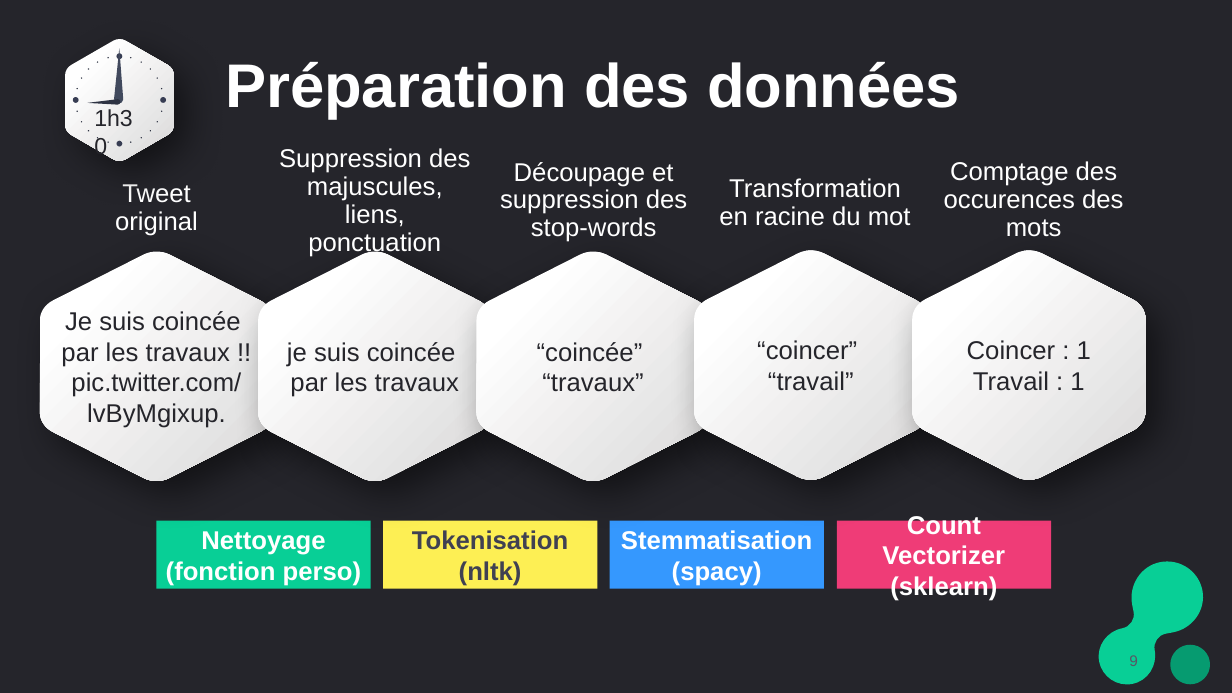
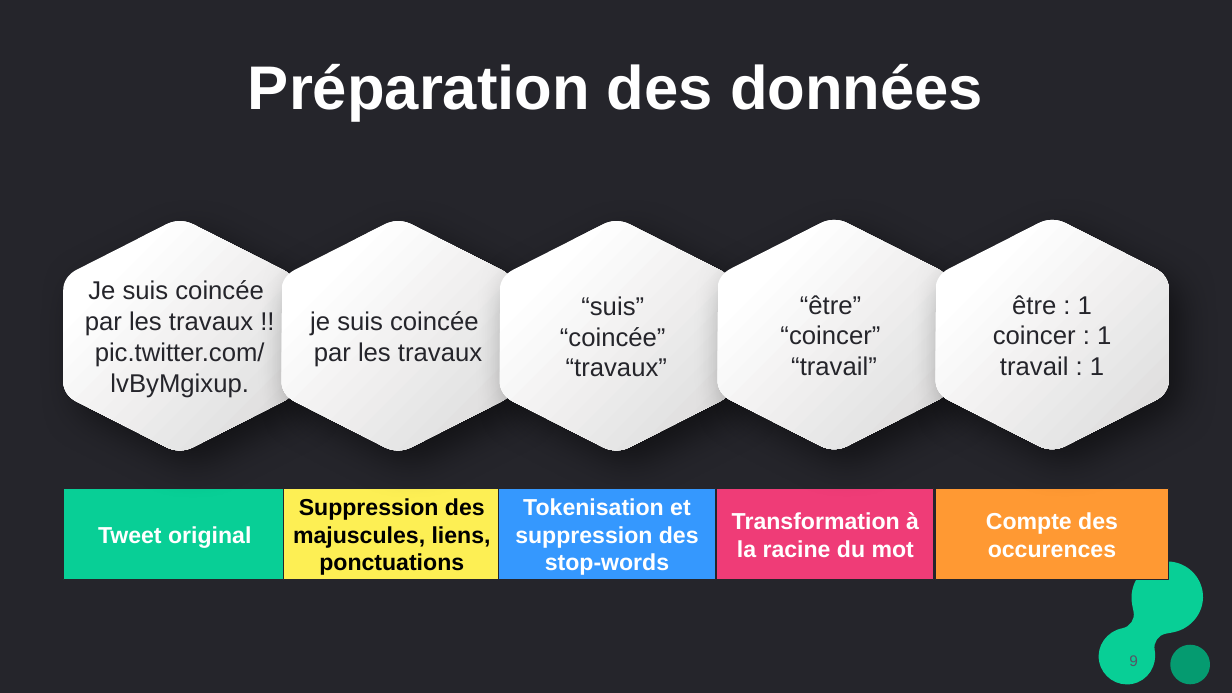
Before and after one commit to alinedebenath/ironhack-datalabs-dataparis0619-pt, a slide deck: slide 9 of final-project/NLP_marketing_ADebenath_2701.pptx. Drawn at 1232x693 pixels with LibreOffice and Linux fonts; fonts in the diff are those of the drawing. Boxes give left, top, right and bottom in pixels: in the first picture for what was removed or moved away, otherwise in the second. Text is boxed around its words. In the diff, an @@ line names an element or a change of style, - is before the commit and + after.

```diff
--- a/final-project/NLP_marketing_ADebenath_2701.pptx
+++ b/final-project/NLP_marketing_ADebenath_2701.pptx
@@ title "Préparation des données": place and size @@
-title "Préparation des données" at (225,62,960,119)
+title "Préparation des données" at (248,64,983,120)
@@ freeform shape removed at (92,48,147,106) @@
@@ group removed at (65,39,174,161): 21 freeform shapes, 4 ellipses @@
@@ text removed at (85,99,152,136) @@
-1h30
@@ freeform shape removed at (87,96,122,112) @@
@@ text removed at (279,148,470,257) @@
-Suppression des majuscules, liens, ponctuation
@@ text removed at (500,162,687,242) @@
-Découpage et suppression des stop-words
@@ text removed at (719,178,911,226) @@
-Transformation en racine du mot
@@ text removed at (944,161,1123,237) @@
-Comptage des occurences des mots
@@ text removed at (115,184,198,236) @@
-Tweet original
@@ 5 freeform shapes: place and size @@
-5 freeform shapes at (40,250,1146,481)
+5 freeform shapes at (63,220,1169,450)
@@ text in freeform shape at (560,296,667,377): text changed @@
-“coincée”
-“travaux”
+“suis”
+“coincée”
+“travaux”
@@ text in freeform shape at (800,295,861,315): paragraph added @@
+“être”
@@ text in freeform shape at (993,295,1111,376): text changed @@
-Coincer : 1
-Travail : 1
+être : 1
+coincer : 1
+travail : 1
@@ freeform shape added at (63,488,287,579), fill #08CF96, outline #25252B 0.75 pt, 18 pt, text #FFFFFF, bold @@
+Tweet original
@@ freeform shape added at (284,488,501,579), fill #FDEF54, outline #25252B 0.75 pt, 18 pt, text #000000, bold @@
+Suppression des majuscules, liens, ponctuations
@@ freeform shape added at (499,488,716,579), fill #3598FE, outline #25252B 0.75 pt, 18 pt, text #FFFFFF, bold @@
+Tokenisation et suppression des stop-words
@@ freeform shape added at (717,488,934,579), fill #EF3C77, outline #25252B 0.75 pt, 18 pt, text #FFFFFF, bold @@
+Transformation à la racine du mot
@@ freeform shape added at (935,488,1169,579), fill #FF9933, outline #25252B 0.75 pt, 18 pt, text #FFFFFF, bold @@
+Compte des occurences
@@ freeform shape removed at (156,520,371,589) @@
-Nettoyage (fonction perso)
@@ freeform shape removed at (384,520,598,589) @@
-Tokenisation
-(nltk)
@@ freeform shape removed at (610,520,824,589) @@
-Stemmatisation (spacy)
@@ freeform shape removed at (837,520,1052,589) @@
-Count Vectorizer
-(sklearn)
```
Also in this commit, not shown: 10 other slides changed, 7 slides added, 6 slides removed, 1 other file.
